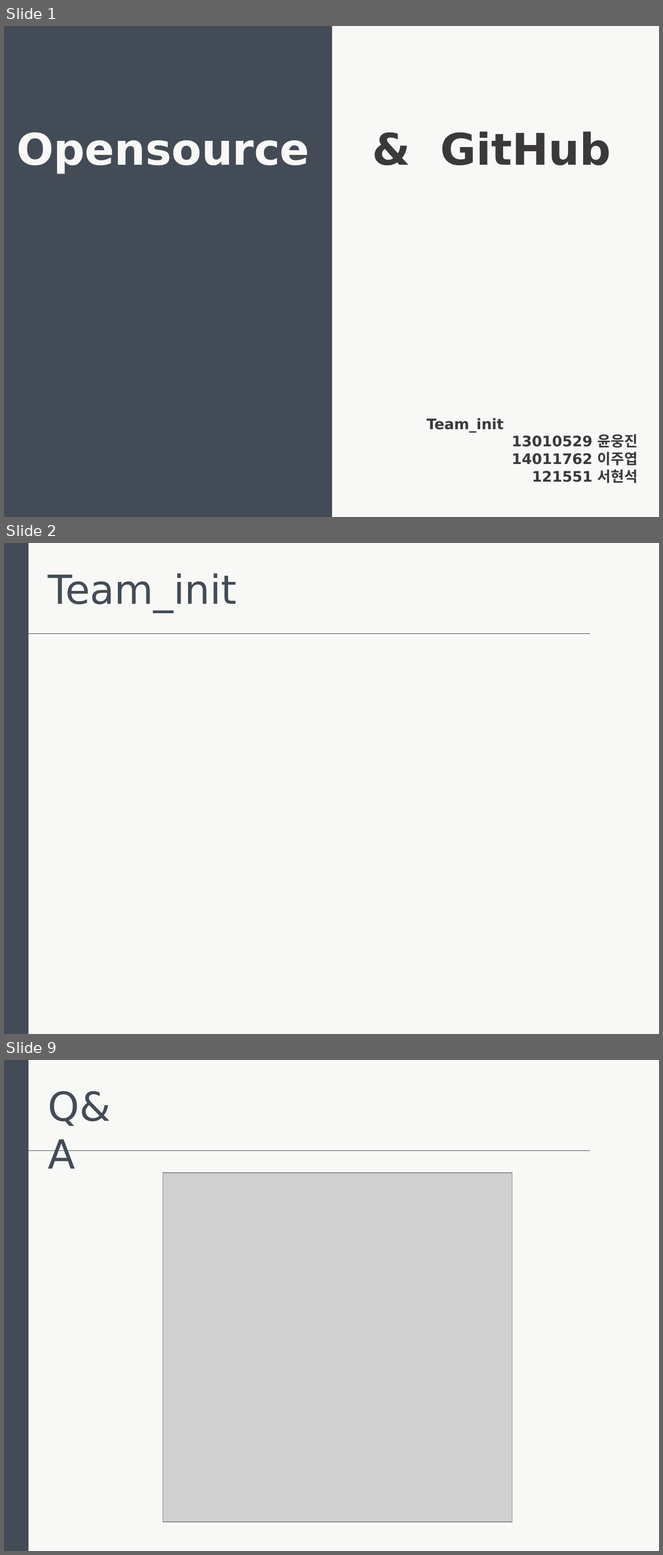
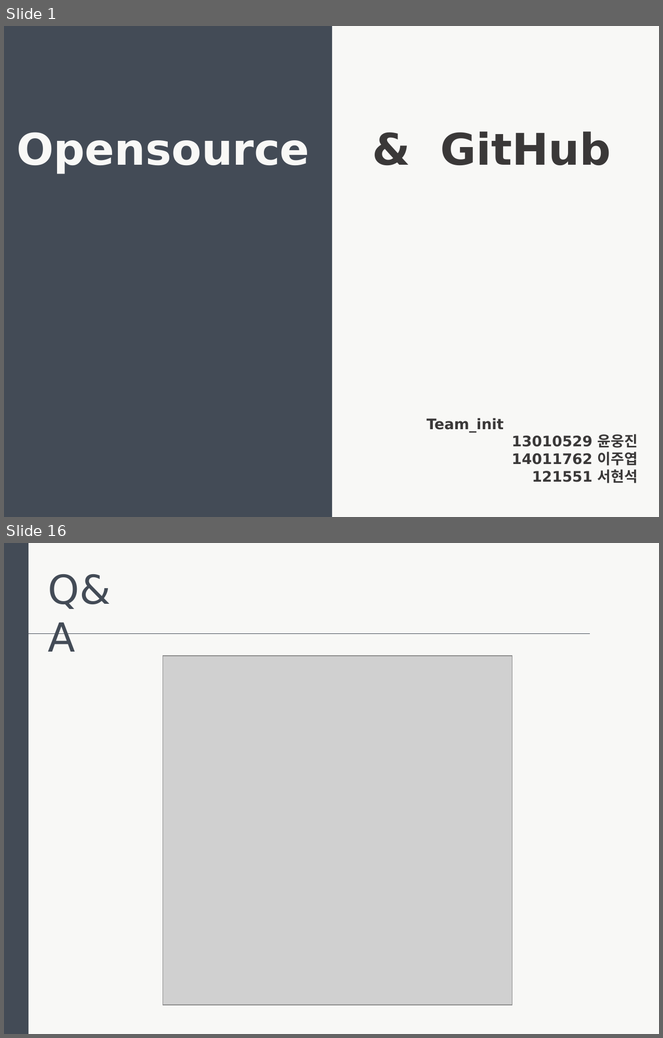
Before and after one commit to Unoong/DoorLockCode, a slide deck: 발표자료.pptx. Shown one above the other, each under a label of ours: slides 1, 2 and 9 before the commit, slides 1 and 16 after it; the slides between them are not shown. The pictures are 663x1555 and 663x1038 pixels, drawn with LibreOffice and Linux fonts; fonts in the diff are those of the drawing; grey boxes stand for pictures. Boxes give left, top, right and bottom in pixels: in the first picture for what was removed or moved away, otherwise in the second. Text is boxed around its words. In the diff, an @@ line names an element or a change of style, - is before the commit and + after.

```diff
--- a/발표자료.pptx
+++ b/발표자료.pptx
@@ slide 2 removed at (4, 543, 659, 1034), background #F8F8F6 @@
@@ rectangle removed at (4, 543, 29, 1034) @@
@@ text removed at (48, 573, 237, 612) @@
-Team_init
@@ line removed from (29, 634) to (591, 634) @@
@@ what was slide 9 is now slide 16 @@
```
Also in this commit, not shown: 3 slides changed, 11 slides added, 3 other slides removed.
